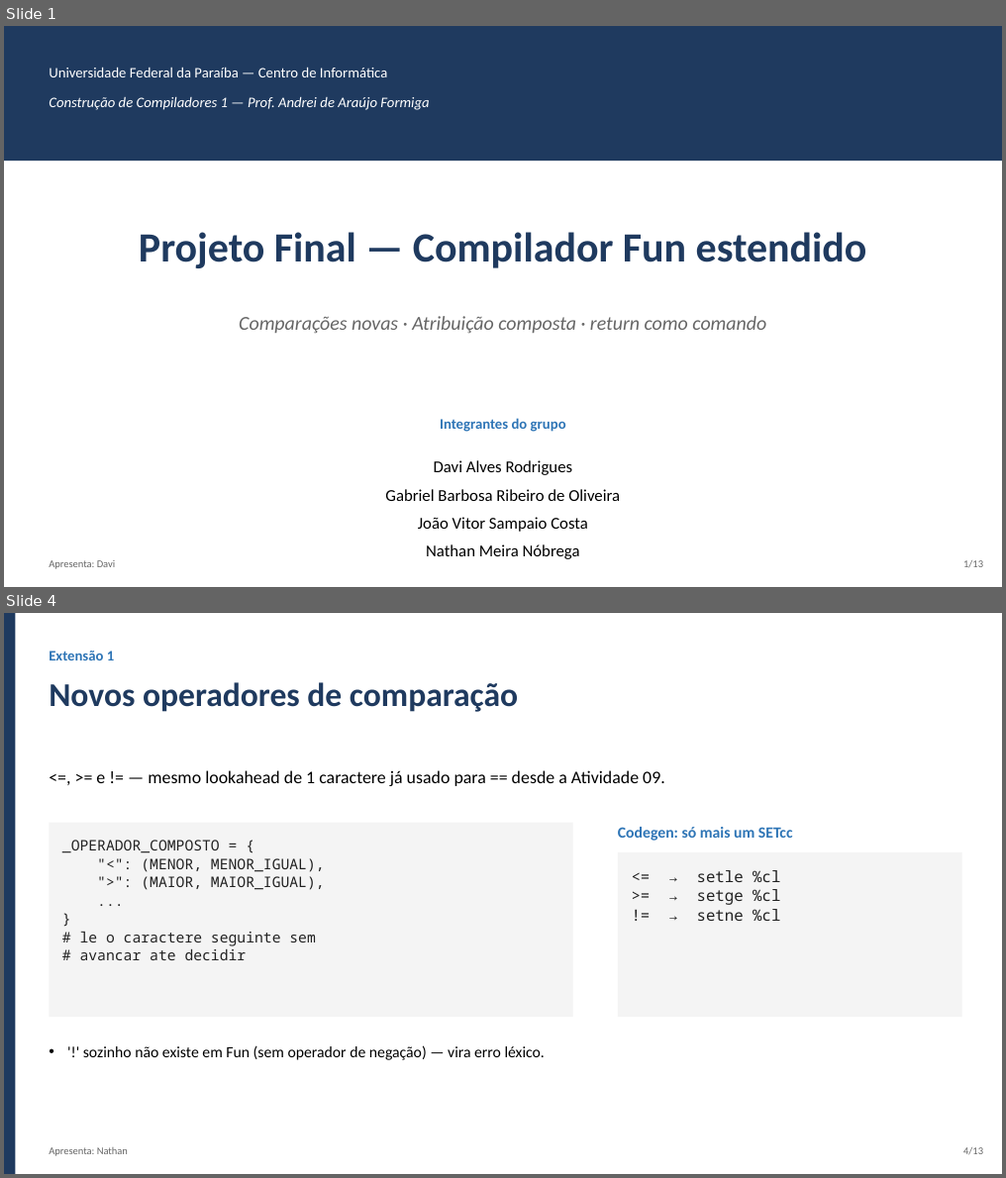
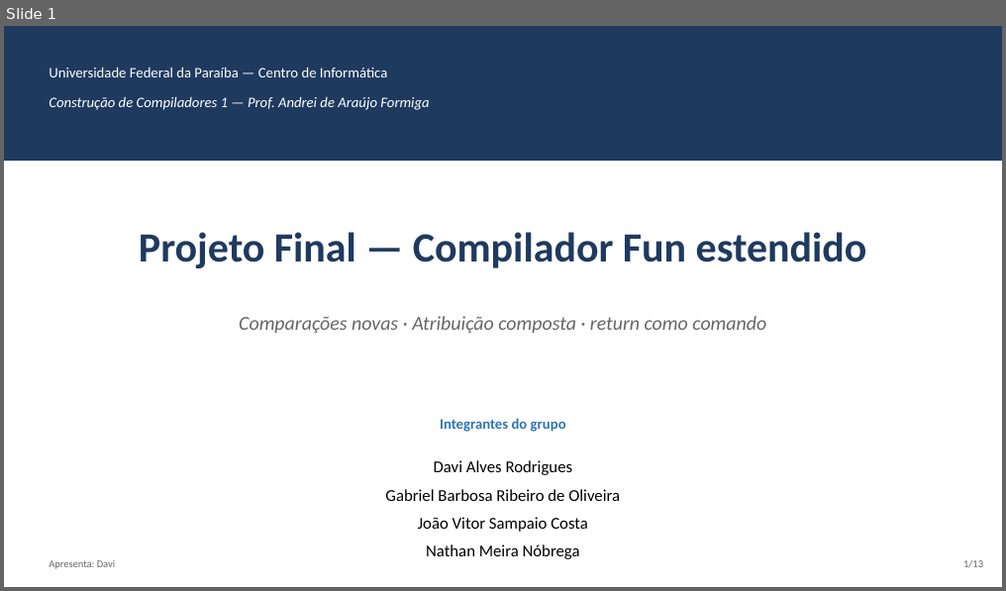
Before and after one commit to gabrielbribeiroo/CompilerConstruction_UFPB, a slide deck: apresentacao-projeto-final/apresentacao.pptx. Shown one above the other, each under a label of ours: slides 1 and 4 before the commit, slide 1 after it; the slides between them are not shown. The pictures are 1006x1178 and 1006x591 pixels, drawn with LibreOffice and Linux fonts; fonts in the diff are those of the drawing. Boxes give left, top, right and bottom in pixels: in the first picture for what was removed or moved away, otherwise in the second. Text is boxed around its words. In the diff, an @@ line names an element or a change of style, - is before the commit and + after.

Commit message:
docs(projeto-final): deixa o roteiro mais humano e focado nas extensoes
Reescreve as falas do roteiro num tom de conversa, sem jargao tecnico
sem explicacao, e ajusta os slides pra combinar (menos codigo/BNF,
mais exemplos do tipo "antes e depois" mostrando o que cada extensao
muda na pratica).

```diff
--- a/apresentacao-projeto-final/apresentacao.pptx
+++ b/apresentacao-projeto-final/apresentacao.pptx
@@ slide 4 removed at box(4, 613, 1002, 1174), background #FFFFFF @@
@@ rectangle removed at box(4, 613, 15, 1174) @@
@@ text removed at box(49, 651, 114, 661) @@
-Extensão 1
@@ text removed at box(49, 682, 518, 712) @@
-Novos operadores de comparação
@@ text removed at box(96, 770, 665, 786) @@
-<=, >= e != — mesmo lookahead de 1 caractere já usado para == desde a Atividade 09.
@@ rectangle removed at box(49, 823, 573, 1017) @@
@@ text removed at box(62, 840, 325, 960) @@
-_OPERADOR_COMPOSTO = {
-"<": (MENOR, MENOR_IGUAL),
-">": (MAIOR, MAIOR_IGUAL),
-...
-}
-# le o caractere seguinte sem
-# avancar ate decidir
@@ text removed at box(618, 827, 793, 841) @@
-Codegen: só mais um SETcc
@@ rectangle removed at box(618, 853, 962, 1017) @@
@@ text removed at box(697, 870, 780, 921) @@
-<= → setle %cl
->= → setge %cl
-!= → setne %cl
@@ text removed at box(83, 1046, 545, 1060) @@
-• '!' sozinho não existe em Fun (sem operador de negação) — vira erro léxico.
@@ text removed at box(49, 1148, 128, 1157) @@
-Apresenta: Nathan
@@ text removed at box(963, 1148, 983, 1156) @@
-4/13
```
Also in this commit, not shown: 6 slides changed, 5 slides added, 4 other slides removed, 2 other files.
